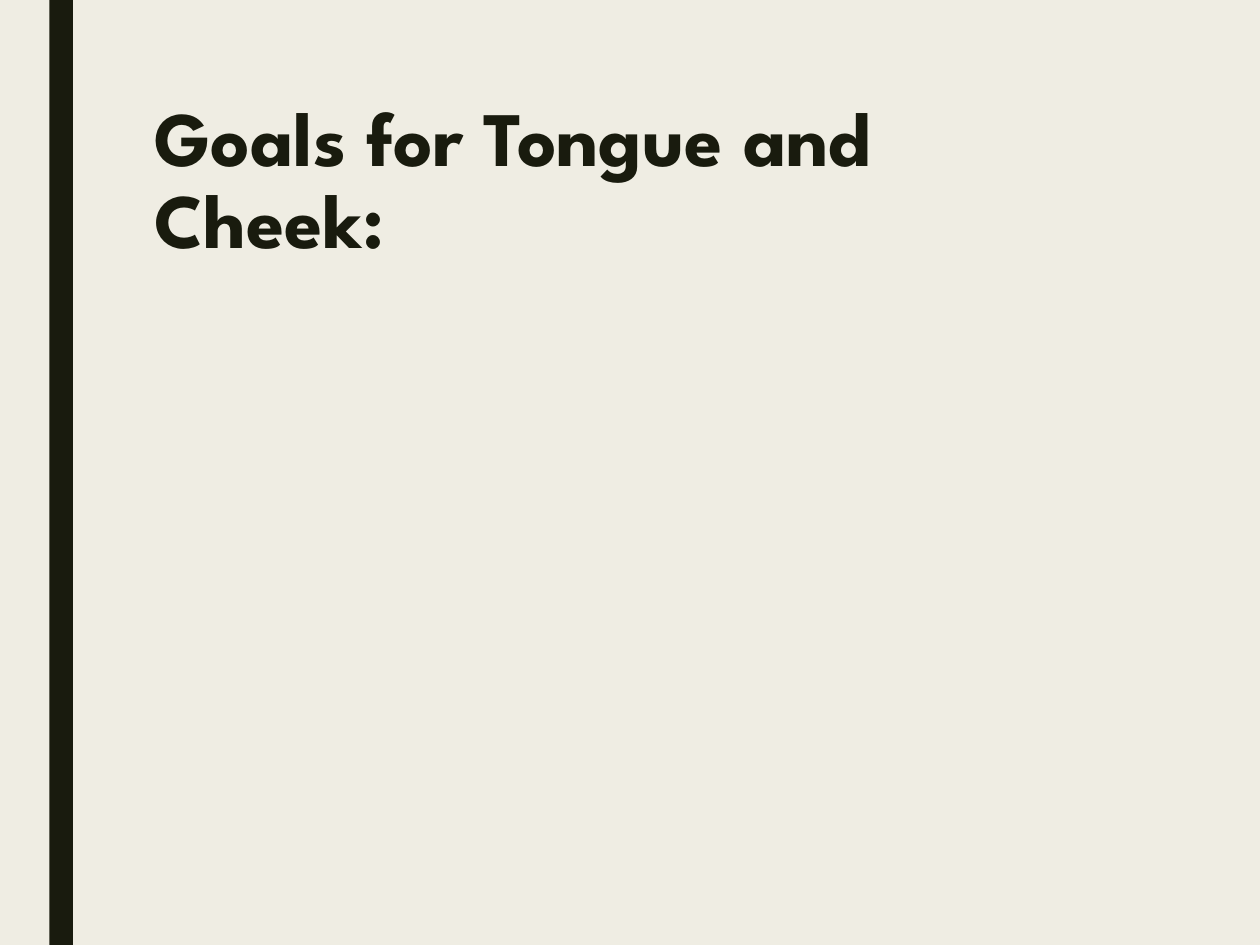
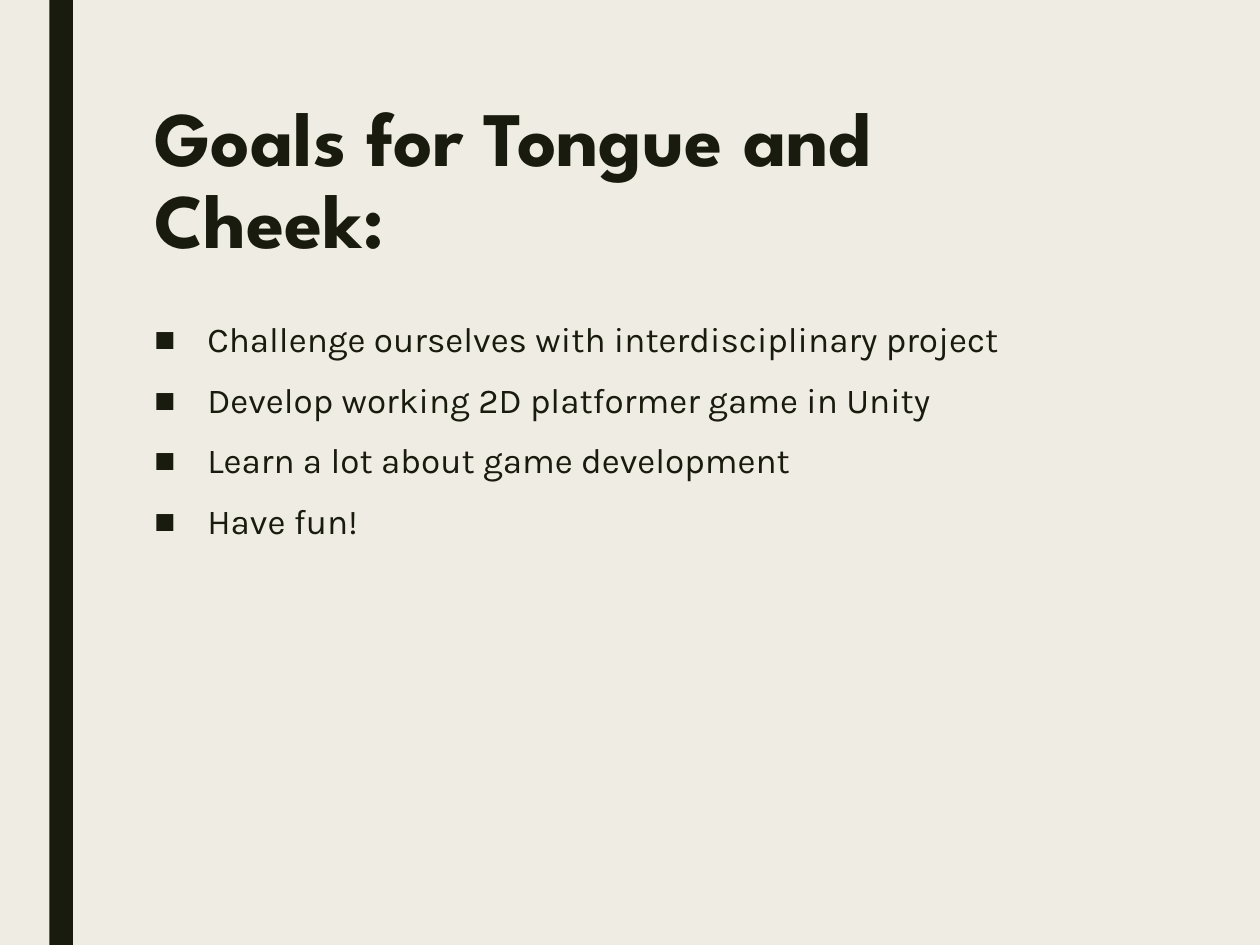
Before and after one commit to SamChami/Tongue-and-Cheek, a slide deck: slide 3 of docs/TongueAndCheek.pptx. Drawn at 1260x945 pixels with LibreOffice and Linux fonts; fonts in the diff are those of the drawing. Boxes give left, top, right and bottom in pixels: in the first picture for what was removed or moved away, otherwise in the second. Text is boxed around its words. In the diff, an @@ line names an element or a change of style, - is before the commit and + after.

Commit message:
Added text to PowerPoint for presentation

```diff
--- a/docs/TongueAndCheek.pptx
+++ b/docs/TongueAndCheek.pptx
@@ text added at <box>207,328,998,535</box>, 20 pt, text #191B0E @@
+■ Challenge ourselves with interdisciplinary project
+■ Develop working 2D platformer game in Unity
+■ Learn a lot about game development
+■ Have fun!
```
Also in this commit, not shown: 4 other slides changed.
